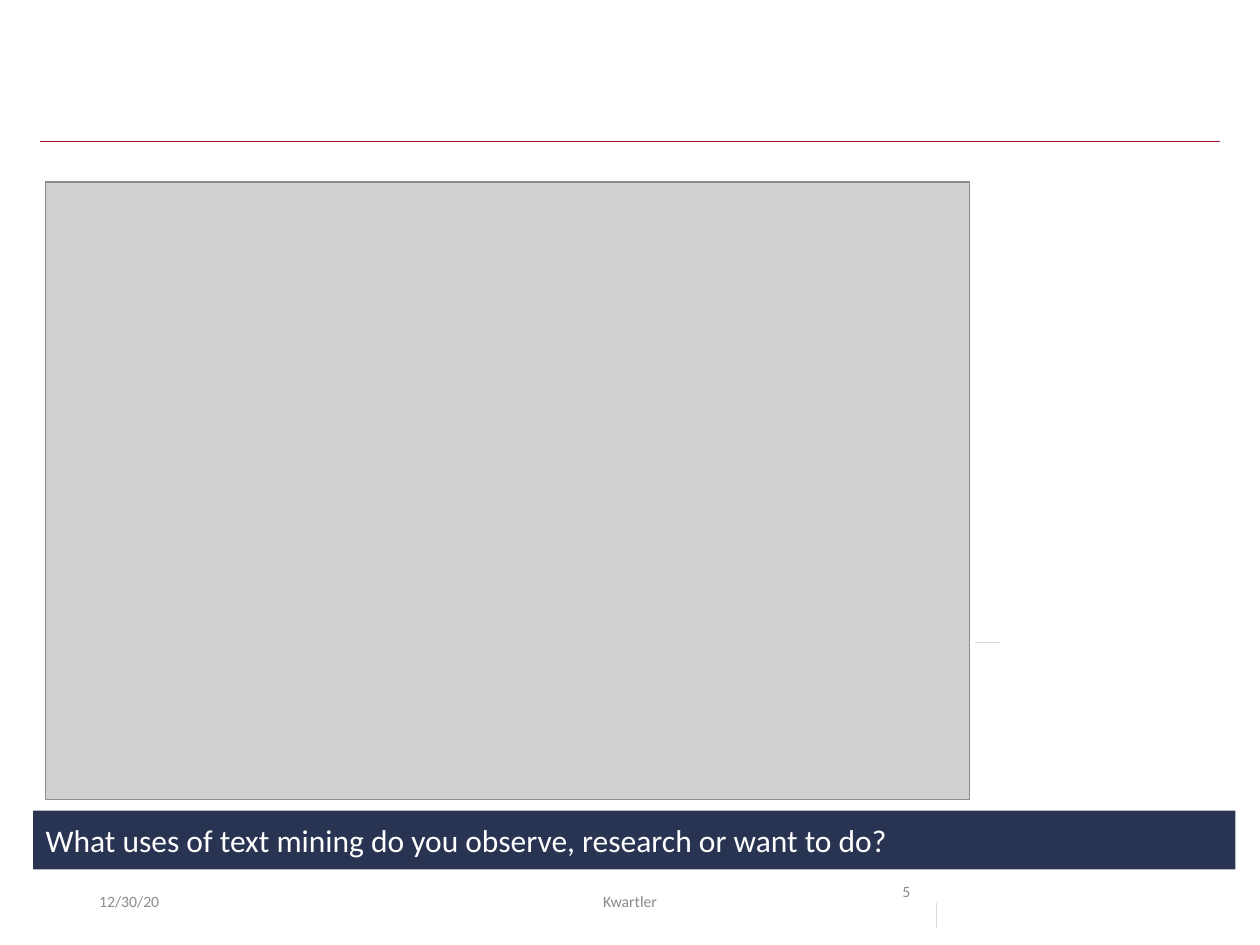
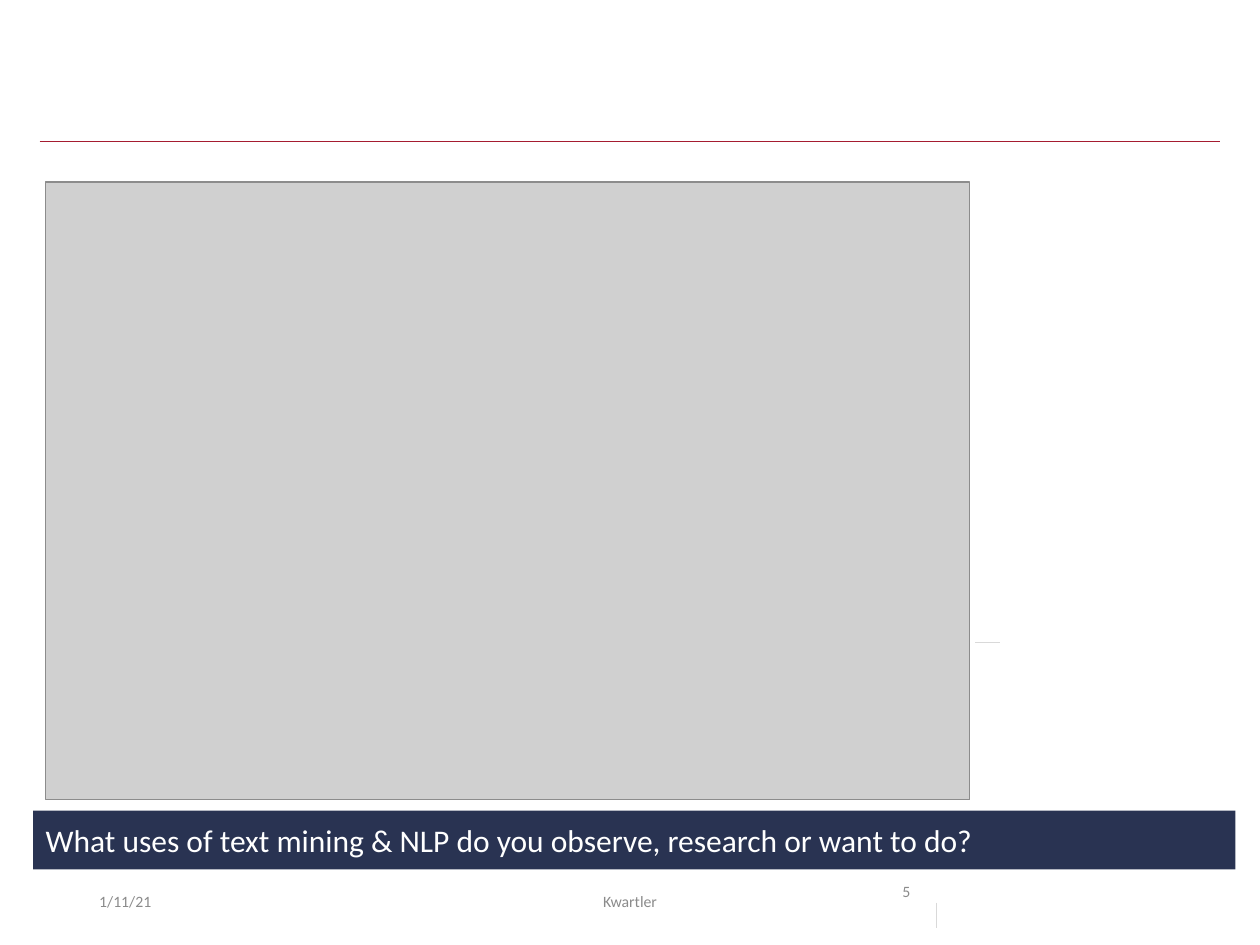
Before and after one commit to kwartler/hult_NLP_student, a slide deck: slide 5 of lessons/class1/Class1B_What is TM.pptx. Drawn at 1260x945 pixels with LibreOffice and Linux fonts; fonts in the diff are those of the drawing; grey boxes stand for pictures. Boxes give left, top, right and bottom in pixels: in the first picture for what was removed or moved away, otherwise in the second. Text is boxed around its words. In the diff, an @@ line names an element or a change of style, - is before the commit and + after.

```diff
--- a/lessons/class1/Class1B_What is TM.pptx
+++ b/lessons/class1/Class1B_What is TM.pptx
@@ text in rectangle at [46, 830, 972, 858]: text changed @@
-What uses of text mining do you observe, research or want to do?
+What uses of text mining & NLP do you observe, research or want to do?
@@ text at [99, 896, 151, 908]: text changed @@
-12/30/20
+1/11/21
```
Also in this commit, not shown: 15 other slides changed, 1 other file.
